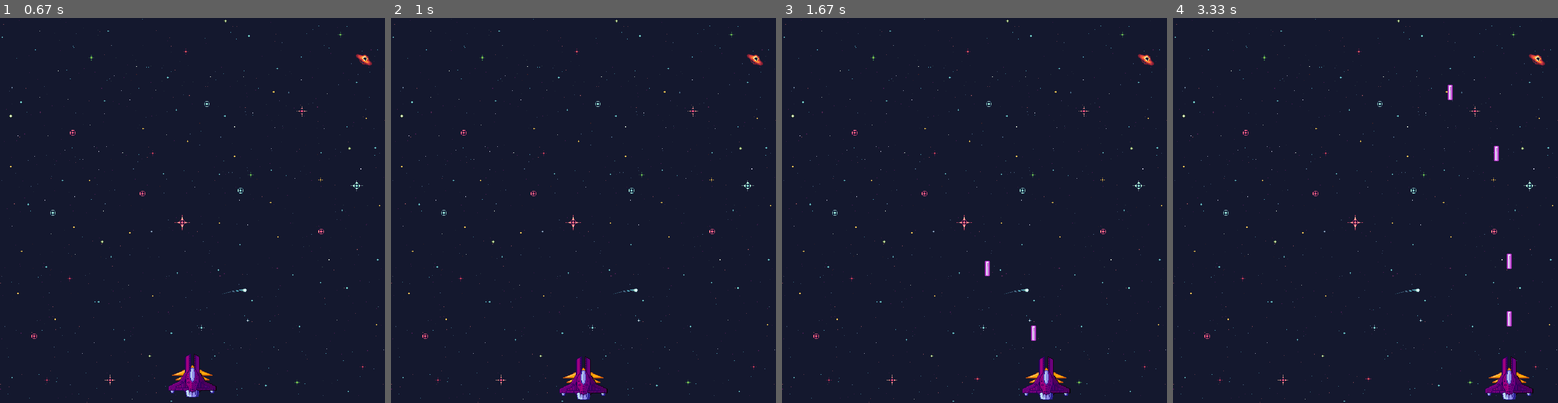
Above: before the commit, frames 1-4 (left to right).
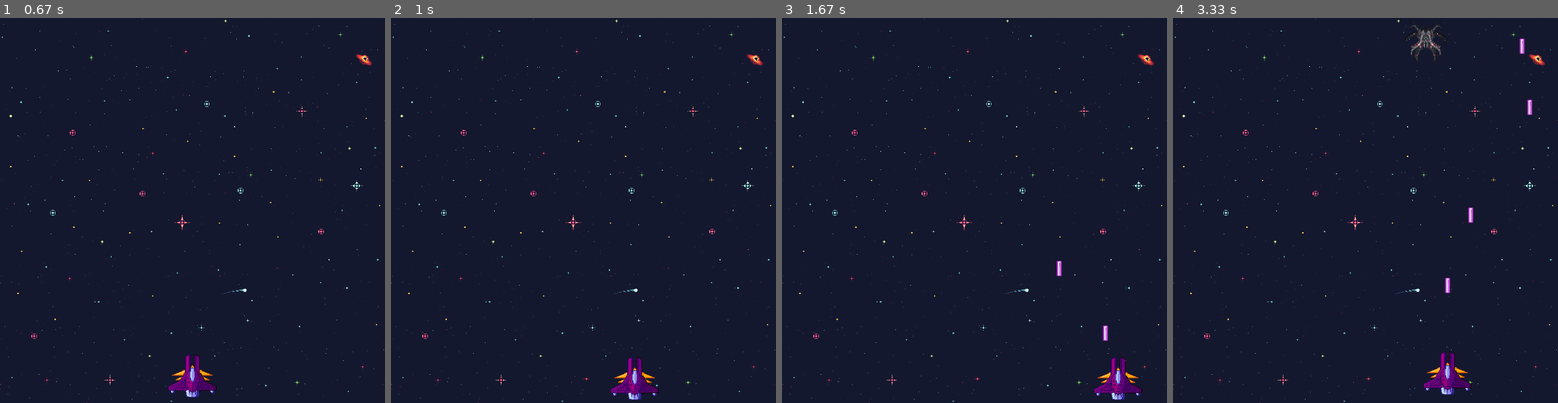
Above: after the commit, the same moments.

Repository: cjs-13/Projeto_pygame
Game: pygame game, started from main.py
Two runs of this game, one before a commit and one after it. Both use one fixed random seed, a clock stepped at 60 frames per second and the inputs below.
Inputs (mouse positions are in pixels of both pictures, inside the frame that each line leads up to):
- Up to frame 1 (0.67 s): click (192, 222) at 0.38 s
- Up to frame 2 (1 s): hold S from 0.67 s (still down); hold Right from 0.67 s (still down); move the mouse to (568, 229) at 0.7 s
- Up to frame 3 (1.67 s): release S at 1.13 s; release Right at 1.13 s; hold D 1.17-1.63 s; tap Space at 1.23, 1.53 s
- Up to frame 4 (3.33 s): hold Up 1.67-1.97 s; tap Space at 1.73, 2.07, 2.37, 2.57, 2.87, 3.13 s; hold D 2-2.47 s; tap U at 2.15 s; hold Left 2.5-3.03 s; hold S from 3.07 s (still down)

Frame 1 is identical in both runs. In frame 2, 1.4% of the frame differs, in the area x 43-70%, y 87-100%; in frame 3, 1.6%; in frame 4, 2.1%, in the area x 60-94%, y 0-100%.

Commit message:
Controles Alternativos("setinhas") para movimentação do player.

Diff:
--- a/main.py
+++ b/main.py
@@ -283,15 +283,15 @@
 
 
         keys = pygame.key.get_pressed()
-        if keys[pygame.K_a] and jogador.x - jogador_vel > 0:
+        if (keys[pygame.K_a] or keys[pygame.K_LEFT]) and jogador.x - jogador_vel > 0:
             jogador.x -= jogador_vel
-        if keys[pygame.K_d] and jogador.x + jogador_vel + jogador.largura() < LARGURA:
+        if (keys[pygame.K_d] or keys[pygame.K_RIGHT]) and jogador.x + jogador_vel + jogador.largura() < LARGURA:
             jogador.x += jogador_vel
-        if keys[pygame.K_w] and jogador.y - jogador_vel > 0:
+        if (keys[pygame.K_w] or keys[pygame.K_UP]) and jogador.y - jogador_vel > 0:
             jogador.y -= jogador_vel
-        if keys[pygame.K_s] and jogador.y + jogador_vel + jogador.altura() < ALTURA:
+        if (keys[pygame.K_s] or keys[pygame.K_DOWN]) and jogador.y + jogador_vel + jogador.altura() < ALTURA:
             jogador.y += jogador_vel
-        if keys[pygame.K_SPACE]:
+        if (keys[pygame.K_SPACE]):
             jogador.atirarinterno(0,lasers)
 
         for laser in lasers:
